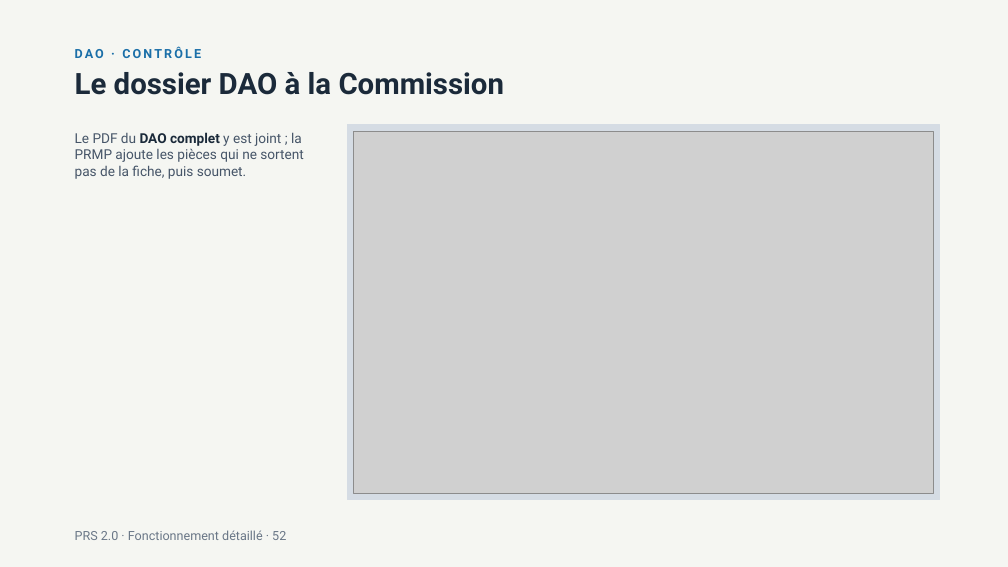
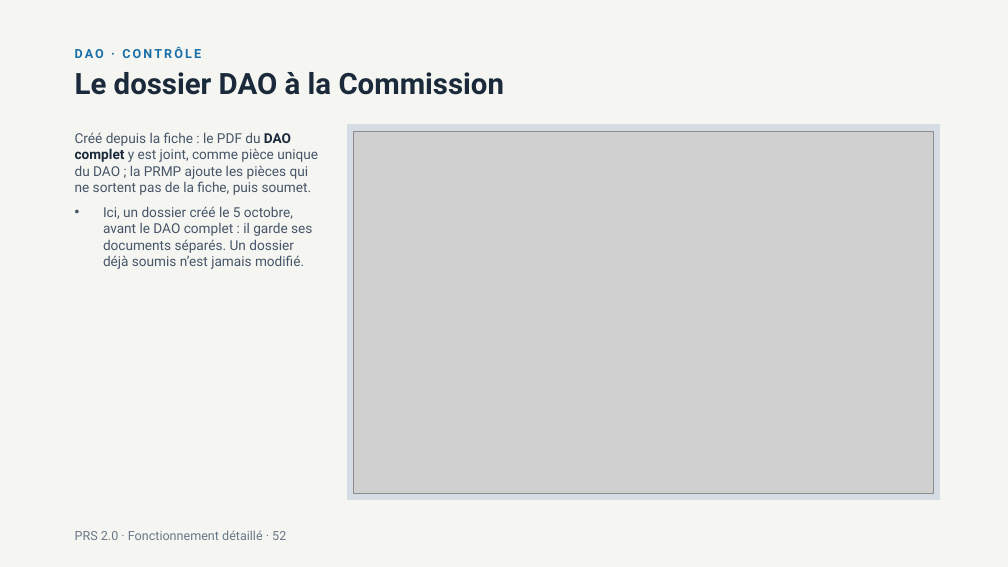
Before and after one commit to lralaitsilanihasy-create/PRS2.0-frontend, a slide deck: slide 52 of docs/documentation/PRS2-fonctionnement-detaille-2026-10-06.pptx. Drawn at 1008x567 pixels with LibreOffice and Linux fonts; fonts in the diff are those of the drawing; grey boxes stand for pictures. Boxes give left, top, right and bottom in pixels: in the first picture for what was removed or moved away, otherwise in the second. Text is boxed around its words. In the diff, an @@ line names an element or a change of style, - is before the commit and + after.

```diff
--- a/docs/documentation/PRS2-fonctionnement-detaille-2026-10-06.pptx
+++ b/docs/documentation/PRS2-fonctionnement-detaille-2026-10-06.pptx
@@ text at (75,132,318,269): text changed @@
-• Le PDF du DAO complet y est joint ; la PRMP ajoute les pièces qui ne sortent pas de la fiche, puis soumet.
+• Créé depuis la fiche : le PDF du DAO complet y est joint, comme pièce unique du DAO ; la PRMP ajoute les pièces qui ne sortent pas de la fiche, puis soumet.
+• Ici, un dossier créé le 5 octobre, avant le DAO complet : il garde ses documents séparés. Un dossier déjà soumis n’est jamais modifié.
```
Also in this commit, not shown: 49 other slides changed, 2 slides removed.
